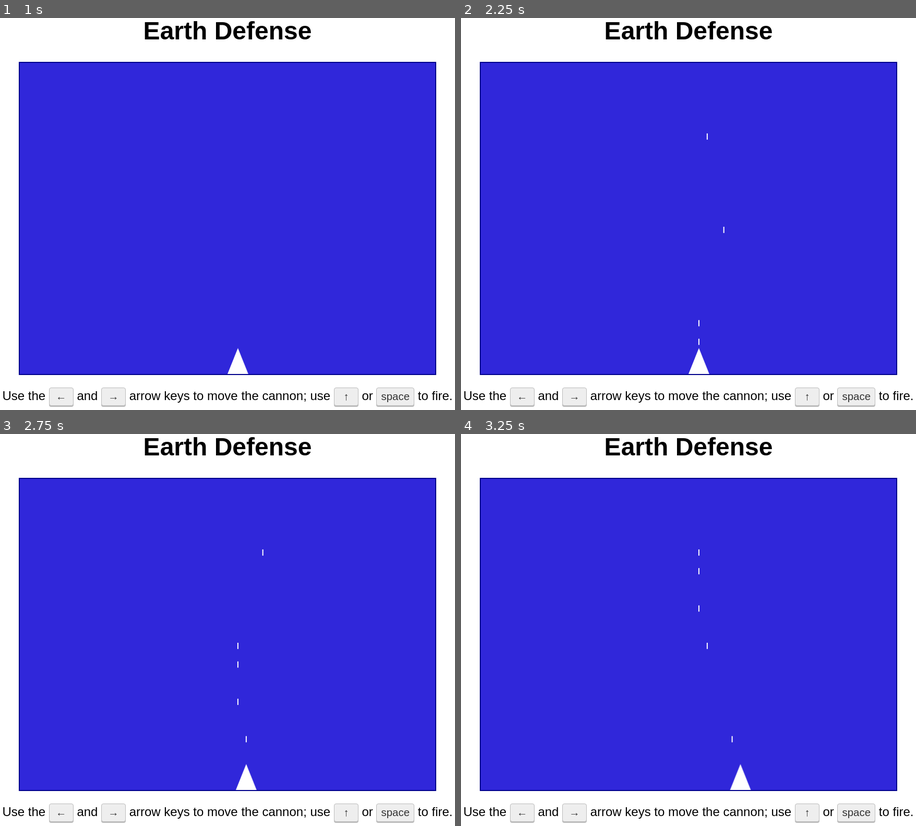
Above: before the commit, frames 1-4 (two rows, left to right).
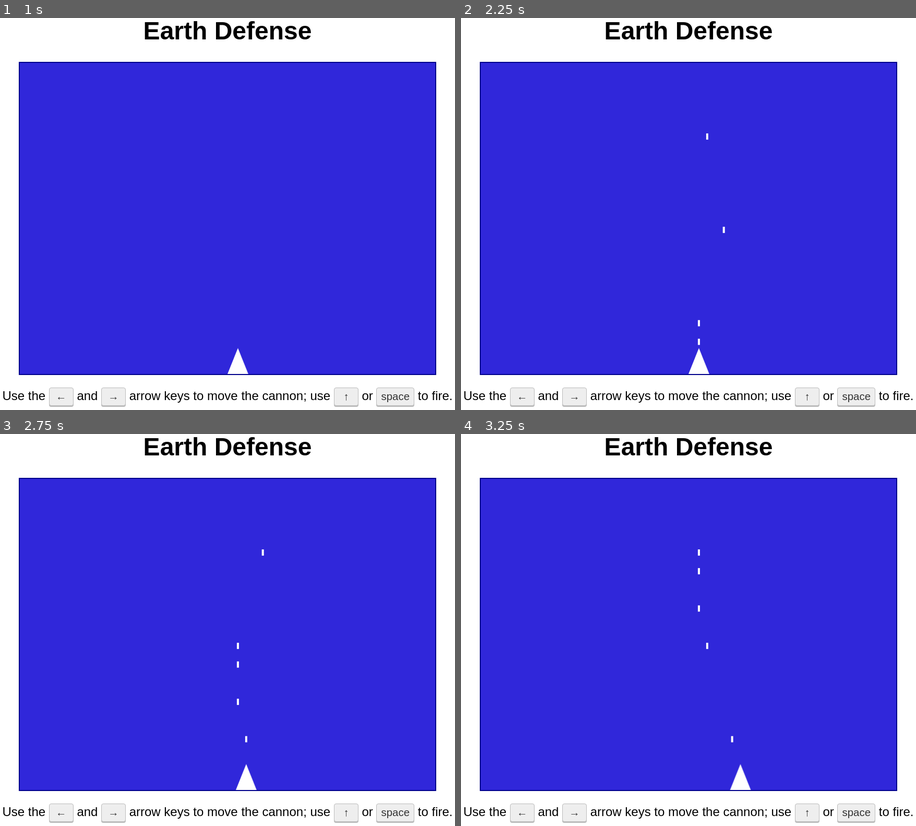
Above: after the commit, the same moments.

Repository: MDecker-MobileComputing/HTML_Game_EarthDefense
Game: browser game, page docs/index.html
Same seed, same stepped clock (60 frames per second), same inputs: the game is played once before the commit and once after it.
Inputs:
- Up to frame 1 (1 s): no input
- Up to frame 2 (2.25 s): hold Right 1.03-1.53 s; tap Space at 1.1, 1.6, 2.1 s; hold Left 1.58-2.15 s; hold Up from 2.2 s (still down)
- Up to frame 3 (2.75 s): release Up at 2.5 s; hold Right from 2.55 s (still down); tap Space at 2.6 s
- Up to frame 4 (3.25 s): tap Space at 3.1 s; release Right at 3.22 s

Frame 1 is identical in both runs. In frame 2, less than 0.1% of the frame differs, in the area x 52-59%, y 29-84%; in frame 3, less than 0.1%, in the area x 52-59%, y 29-79%; in frame 4, less than 0.1%.

Commit message:
shots: renamed array variable, increased width

Diff:
--- a/docs/EarthDefense.js
+++ b/docs/EarthDefense.js
@@ -9,8 +9,8 @@
 let canvas    = null;
 let context2d = null;
 
-let cannonLeft = 50; // percent of the game area (canvas width) the cannon base starts at
-let shots      = [];
+let cannonLeft     = 50; // current horizontal position of the cannon in percent of the game area
+let shotsArray     = [];
 let animationFrame = null;
 
 
@@ -55,9 +55,9 @@
 function drawShots( ctx ) {
 
     ctx.strokeStyle = "#fff";
-    ctx.lineWidth = 2;
+    ctx.lineWidth = 4;
 
-    shots.forEach( function ( shot ) {
+    shotsArray.forEach( function ( shot ) {
 
         ctx.beginPath();
         ctx.moveTo( shot.x, shot.y );
@@ -85,18 +85,18 @@
 
     animationFrame = null;
 
-    shots.forEach( function ( shot ) {
+    shotsArray.forEach( function ( shot ) {
 
         shot.y -= SHOT_SPEED;
     });
-    shots = shots.filter( function ( shot ) {
+    shotsArray = shotsArray.filter( function ( shot ) {
 
         return shot.y + SHOT_LENGTH >= 0;
     });
 
     redrawGameArea( canvas, context2d );
 
-    if ( shots.length > 0 ) {
+    if ( shotsArray.length > 0 ) {
 
         animationFrame = window.requestAnimationFrame( animateShots );
     }
@@ -108,7 +108,7 @@
  */
 function fireShot() {
 
-    shots.push( {
+    shotsArray.push( {
         x: ( canvas.width * cannonLeft ) / 100 + CANNON_WIDTH / 2,
         y: canvas.height - CANNON_HEIGHT
     } );
